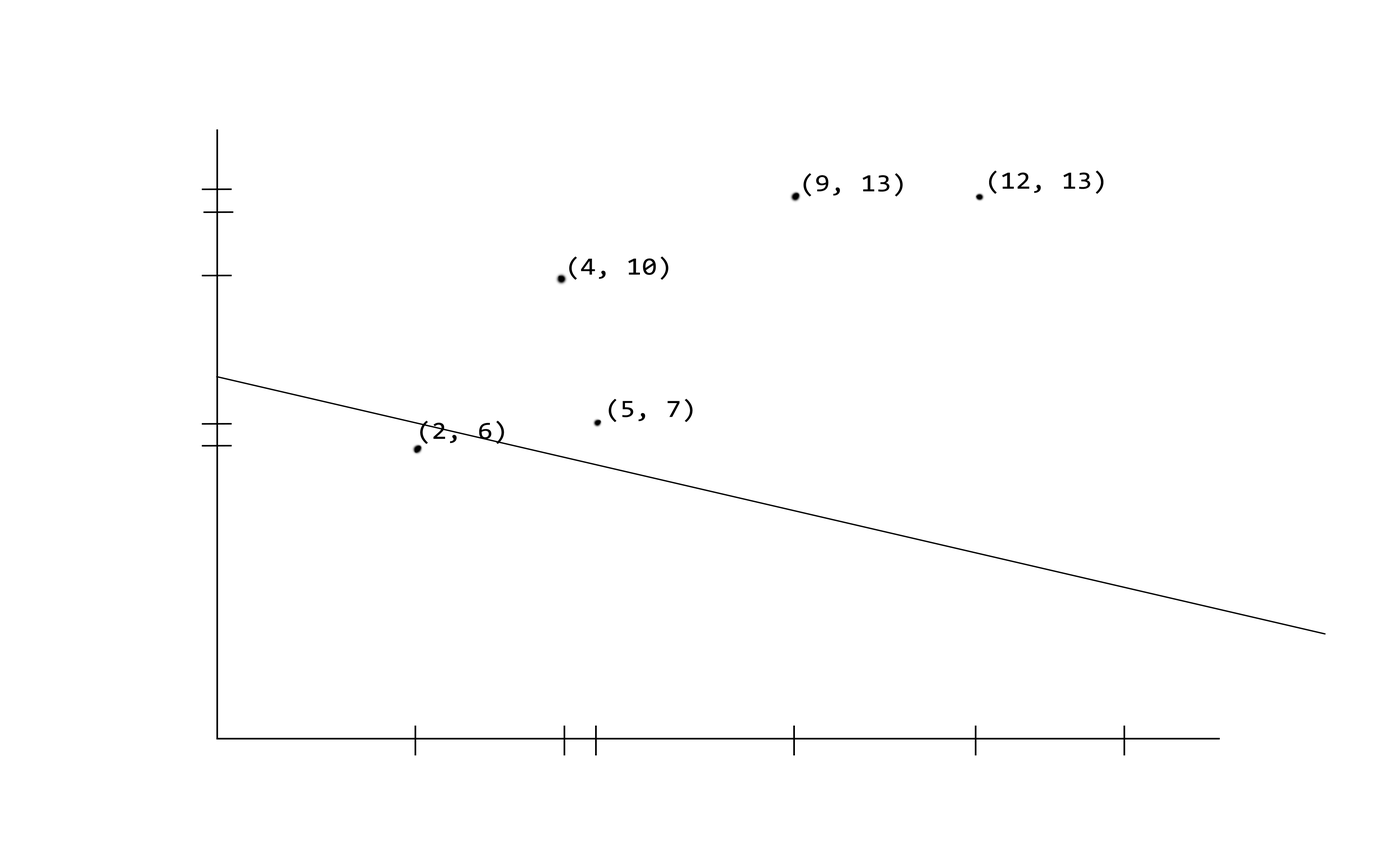
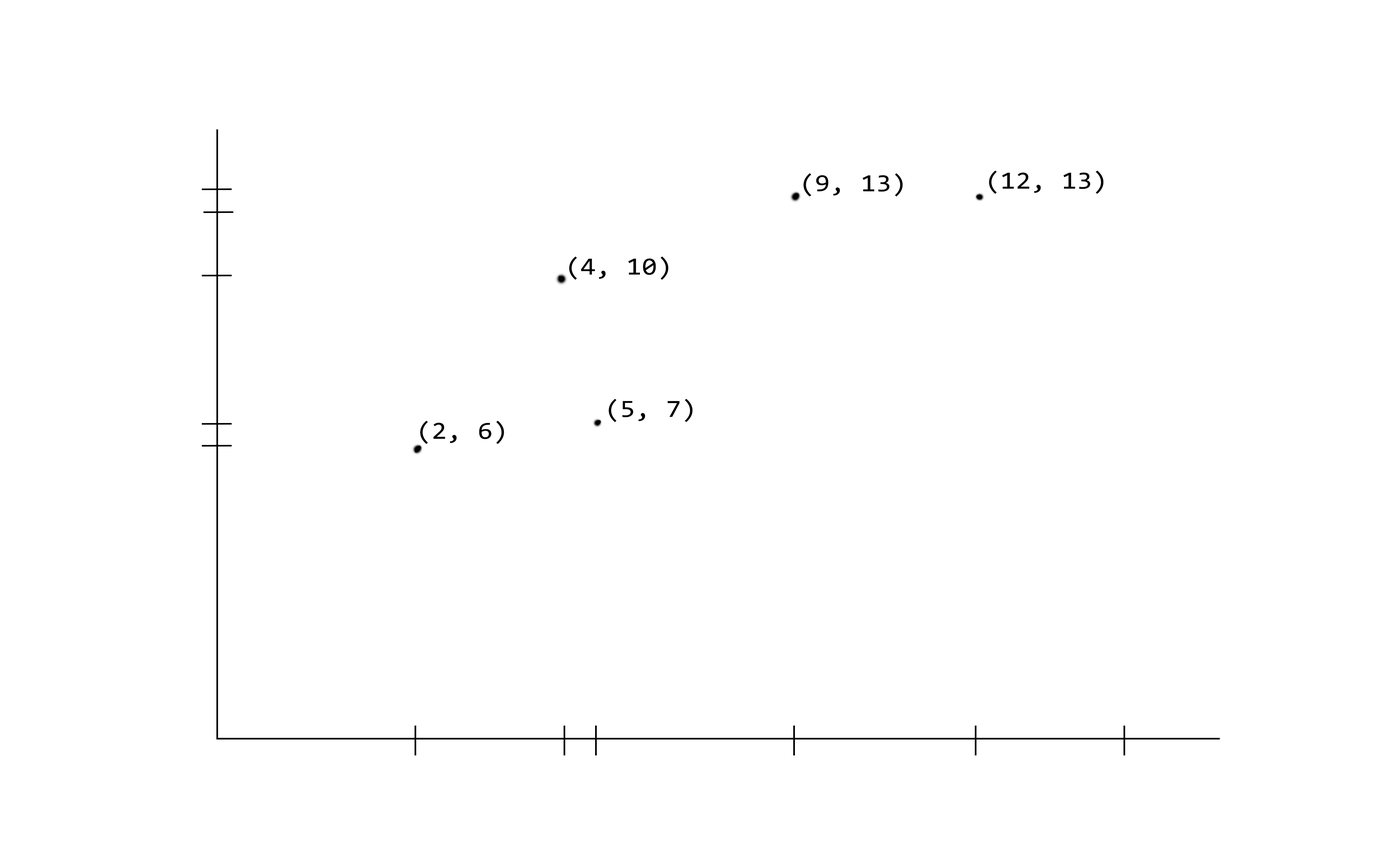
Layers edited between the first and the second (1394, 846) image:
hid "Shape 4" (1st of 2) over [216, 375, 1326, 635]
showed "Layer 0" over [216, 170, 1326, 635]
